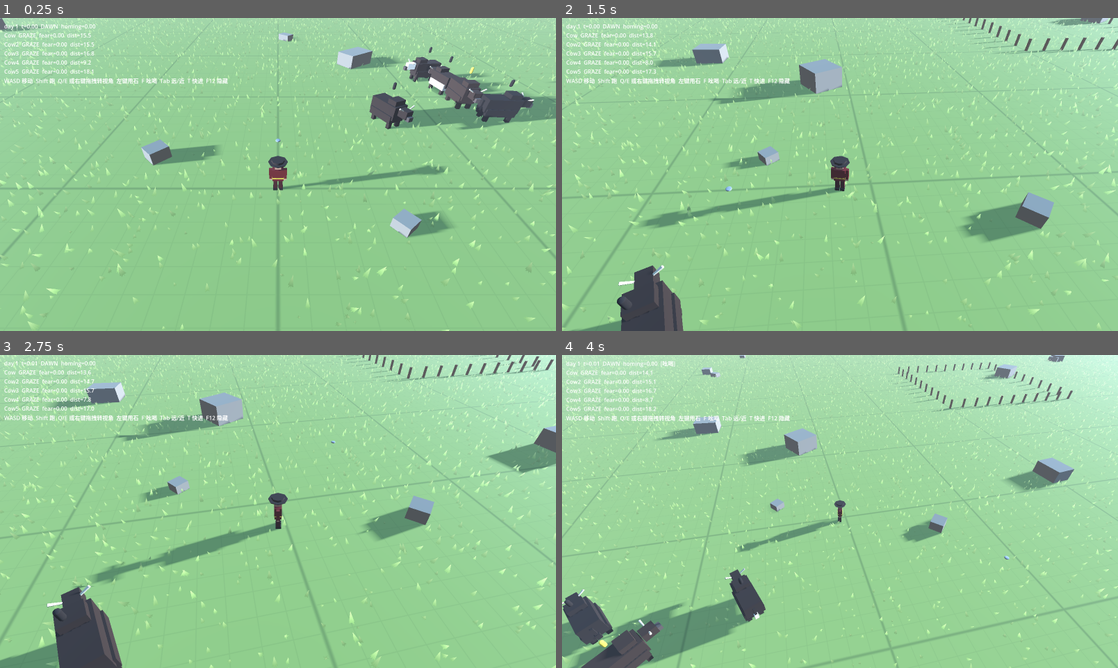
Above: before the commit, frames 1-4 (two rows, left to right).
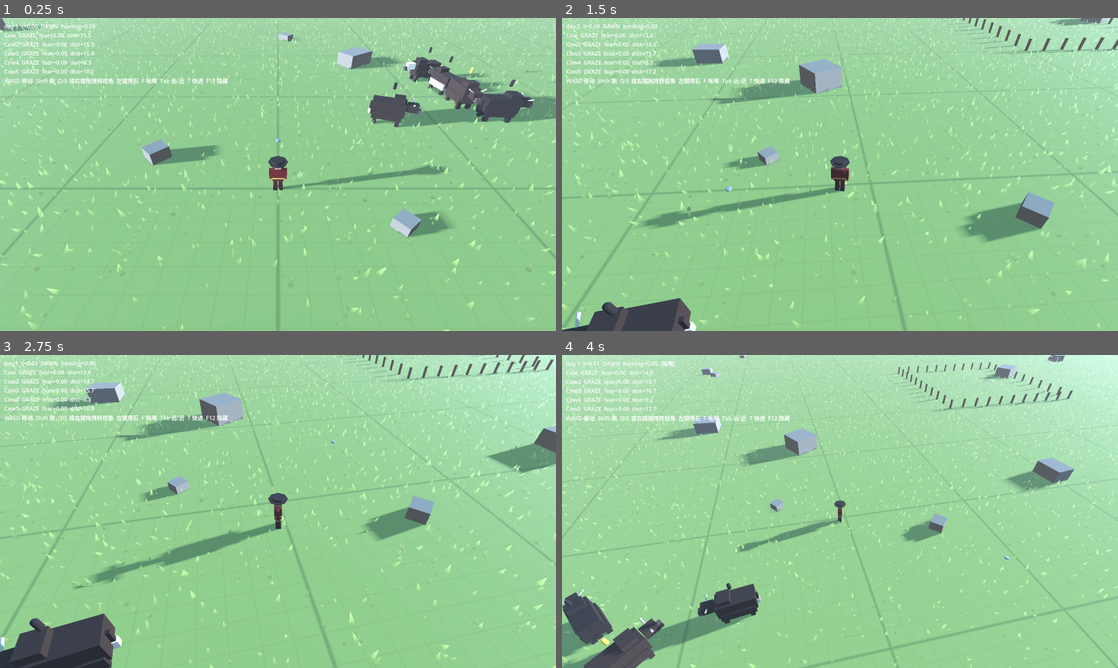
Above: after the commit, the same moments.

Repository: hui-chuan/Herding-Journey
Game: Godot game, scene res://scenes/m1_sandbox.tscn
Same seed, same stepped clock (60 frames per second), same inputs: the game is played once before the commit and once after it.
Inputs (mouse positions are in pixels of both pictures, inside the frame that each line leads up to):
- Up to frame 1 (0.25 s): no input
- Up to frame 2 (1.5 s): move the mouse to (962, 158) at 0.52 s; hold D (move_right) 0.53-1.28 s; hold Right mouse button (camera_drag) 0.53-1.28 s; move the mouse to (728, 190) at 1.27 s; hold S (move_back) from 1.28 s (still down); tap Q (camera_left) at 1.35 s
- Up to frame 3 (2.75 s): move the mouse to (333, 442) at 2.02 s; release S (move_back) at 2.03 s; hold D (move_right) from 2.03 s (still down); tap E (camera_right) at 2.1 s
- Up to frame 4 (4 s): move the mouse to (812, 574) at 2.77 s; release D (move_right) at 2.78 s; hold W (move_forward) 2.78-3.53 s; tap Tab (camera_zoom_toggle) at 2.85 s; move the mouse to (1006, 558) at 3.52 s; hold A (move_left) from 3.53 s (still down); tap F (drive_toggle) at 3.6 s

The runs differ from the first frame. In frame 1, 0.6% of the frame differs, in the area x 15-97%, y 9-36%; in frame 2, 1.8%; in frame 3, 2.4%, in the area x 0-22%, y 13-100%; in frame 4, 2.3%.

Commit message:
Herd cohesion: wander targets weighted toward leader/centroid, earlier and stronger cohesion pull, leader drawn to herd centroid
Co-Authored-By: Claude Fable 5.1 <noreply@anthropic.com>

Diff:
--- a/scripts/herd/cow.gd
+++ b/scripts/herd/cow.gd
@@ -41,7 +41,14 @@
 @export var follow_stop_distance: float = 7.0
 @export var separation_radius: float = 3.5
 @export var separation_push: float = 2.0
-@export var cohesion_push: float = 0.45
+## 聚合：离头牛超过 cohesion_start 起有拉力，到 follow_start_distance 时达到 cohesion_push。
+@export var cohesion_start: float = 4.0
+@export var cohesion_push: float = 0.9
+## 头牛受群体质心的轻微牵引，不会自己走丢。
+@export var leader_cohesion_push: float = 0.35
+## 漫步选点：候选数与"靠近头牛"权重（乘以合群参数）。
+@export var wander_samples: int = 6
+@export var wander_cohesion_weight: float = 1.0
 @export var contagion_radius: float = 8.0
 @export var contagion_fear: float = 0.3
 
@@ -247,7 +254,22 @@
 			var mixed := noise_dir.lerp(grass_bias, 0.55).normalized()
 			angle = atan2(mixed.z, mixed.x)
 	var dist := clampf(randf_range(wander_min_distance, wander_max_distance) * restlessness, wander_min_distance, wander_max_distance)
-	_wander_target = global_position + Vector3(cos(angle), 0.0, sin(angle)) * dist
+	# 以噪声方向为中心撒若干候选点，按"离头牛/群近"加权抽取（BEHAVIOR §1.2）。
+	var anchor := _cohesion_anchor()
+	var best := global_position + Vector3(cos(angle), 0.0, sin(angle)) * dist
+	var best_score := -INF
+	for i in wander_samples:
+		var a := angle + randf_range(-PI * 0.75, PI * 0.75)
+		var cand := global_position + Vector3(cos(a), 0.0, sin(a)) * dist * randf_range(0.6, 1.0)
+		var score := randf() * 0.5
+		if anchor != Vector3.INF:
+			var d_now := _flat_distance_to(anchor)
+			var d_cand := cand.distance_to(anchor)
+			score += (d_now - d_cand) / dist * wander_cohesion_weight * sociability
+		if score > best_score:
+			best_score = score
+			best = cand
+	_wander_target = best
 
 func _decay_fear(delta: float) -> void:
 	fear *= pow(0.5, delta / fear_half_life)
@@ -375,9 +397,34 @@
 		var to_leader := _leader.global_position - global_position
 		to_leader.y = 0.0
 		var d := to_leader.length()
-		if d > follow_stop_distance:
-			push += to_leader.normalized() * minf(1.0, d / follow_start_distance) * cohesion_push * sociability
+		if d > cohesion_start:
+			var t := clampf((d - cohesion_start) / maxf(0.1, follow_start_distance - cohesion_start), 0.0, 1.0)
+			push += to_leader.normalized() * t * cohesion_push * sociability
+	elif is_leader:
+		var centroid := _herd_centroid()
+		if centroid != Vector3.INF:
+			var to_c := centroid - global_position
+			to_c.y = 0.0
+			if to_c.length() > cohesion_start:
+				push += to_c.normalized() * leader_cohesion_push
 	return push
+
+## 聚合的参照点：普通牛看头牛，头牛看群体质心。
+func _cohesion_anchor() -> Vector3:
+	if is_leader:
+		return _herd_centroid()
+	if _leader != null and is_instance_valid(_leader):
+		return _leader.global_position
+	return Vector3.INF
+
+func _herd_centroid() -> Vector3:
+	var sum := Vector3.ZERO
+	var n := 0
+	for node in get_tree().get_nodes_in_group("cows"):
+		if node != self:
+			sum += (node as Node3D).global_position
+			n += 1
+	return sum / n if n > 0 else Vector3.INF
 
 func _spread_fear() -> void:
 	if _has_spread_fear:
